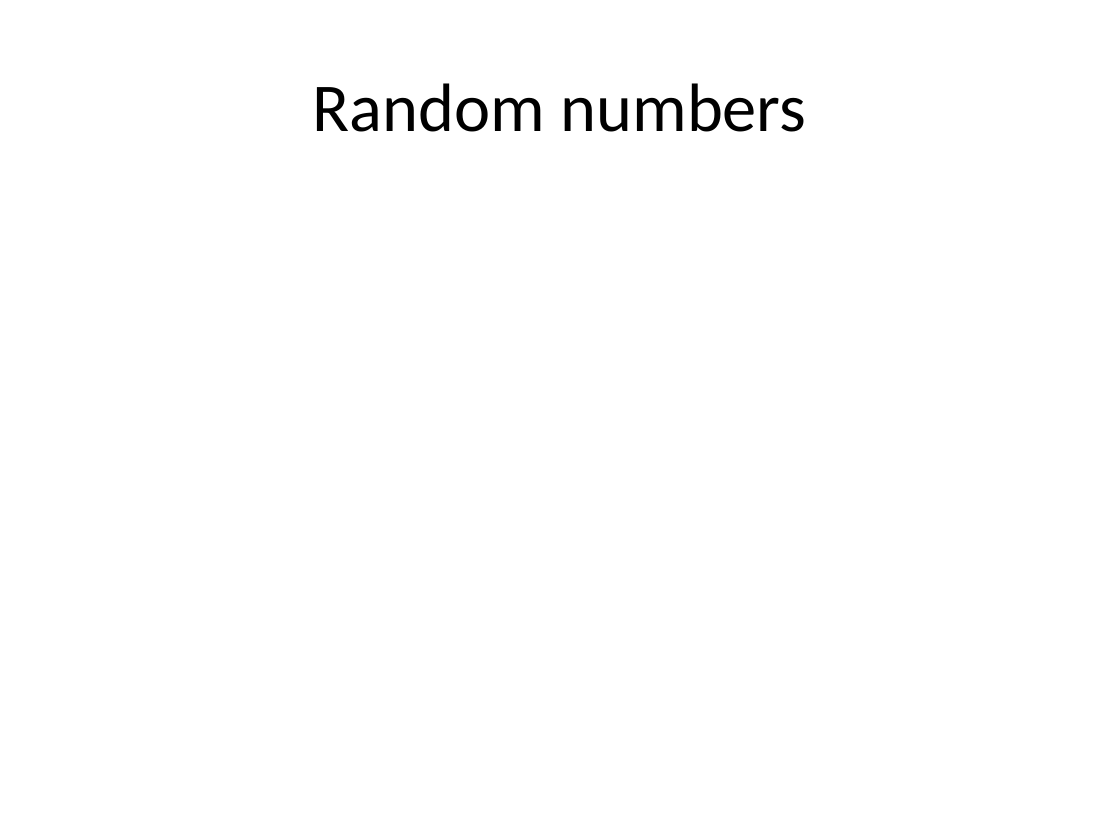
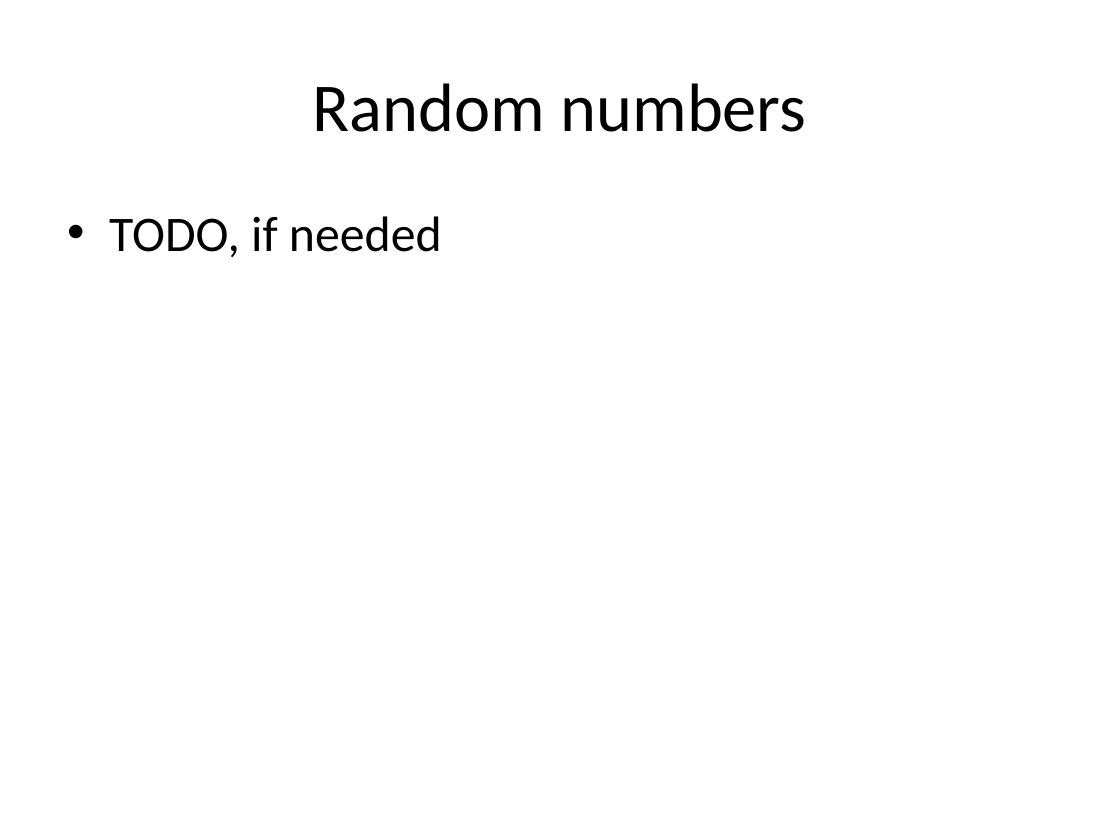
Before and after one commit to iagox86/2013-02-Shmoocon-talk, a slide deck: slide 25 of Shmoocon.pptx (slide 21 before the commit). Drawn at 1120x840 pixels with LibreOffice and Linux fonts; fonts in the diff are those of the drawing. Boxes give left, top, right and bottom in pixels: in the first picture for what was removed or moved away, otherwise in the second. Text is boxed around its words. In the diff, an @@ line names an element or a change of style, - is before the commit and + after.

```diff
--- a/Shmoocon.pptx
+++ b/Shmoocon.pptx
@@ text added at (109, 216, 442, 257), 32 pt, text #000000 @@
+• TODO, if needed
```
Also in this commit, not shown: 8 other slides changed, 34 slides added, 5 slides removed, 8 other files.
